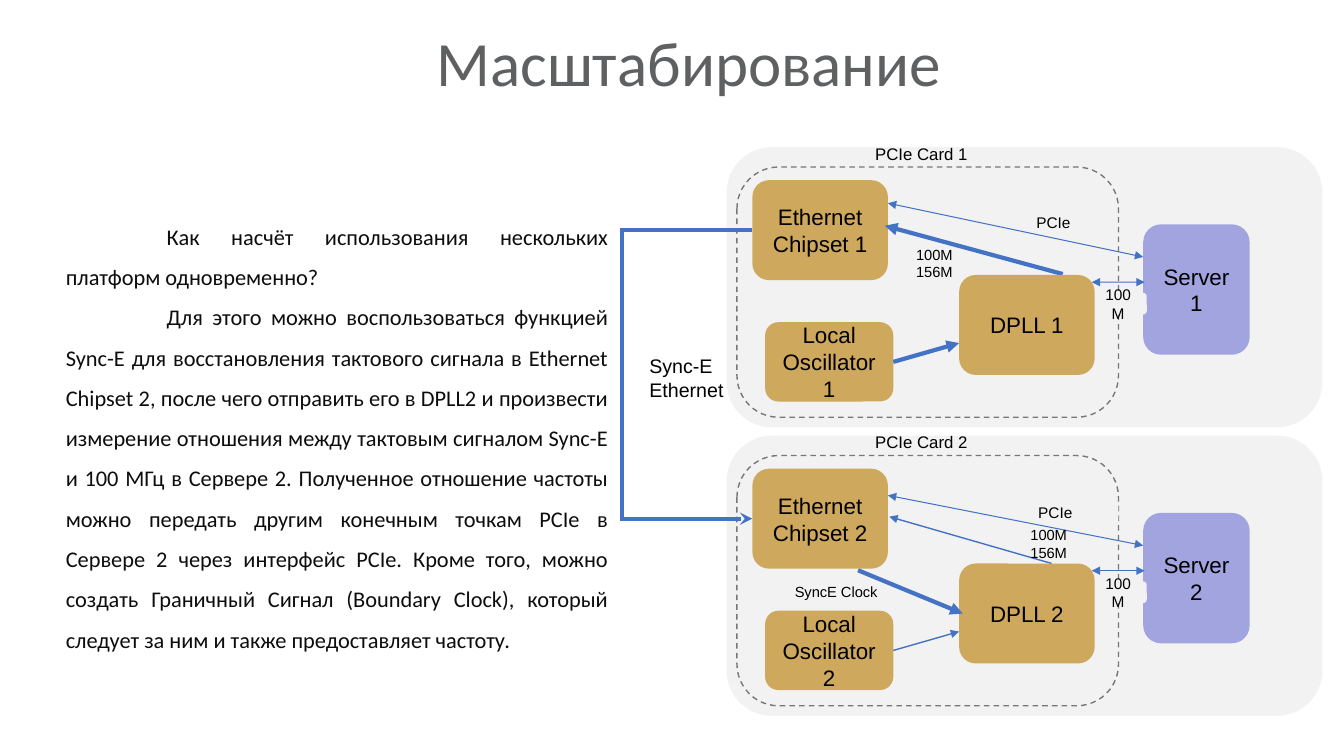
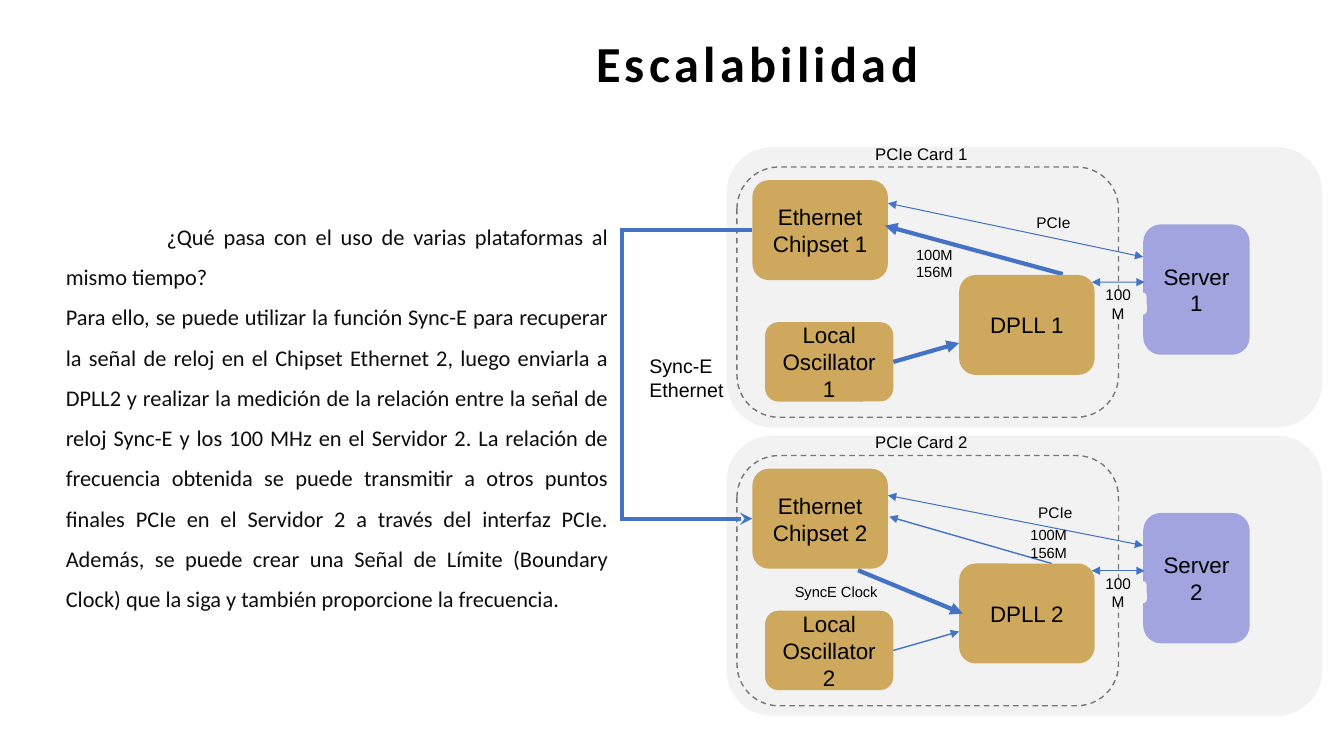
Before and after one commit to SiwaNetwork/QUANTUM, a slide deck: slide 24 of Time-Card/ДОКУМЕНТЫ/МАТЕРИАЛ СТАТЬИ/Синхронизация кейсы на испанском.pptx (slide 27 before the commit). Drawn at 1344x756 pixels with LibreOffice and Linux fonts; fonts in the diff are those of the drawing. Boxes give left, top, right and bottom in pixels: in the first picture for what was removed or moved away, otherwise in the second. Text is boxed around its words. In the diff, an @@ line names an element or a change of style, - is before the commit and + after.

```diff
--- a/Time-Card/ДОКУМЕНТЫ/МАТЕРИАЛ СТАТЬИ/Синхронизация кейсы на испанском.pptx
+++ b/Time-Card/ДОКУМЕНТЫ/МАТЕРИАЛ СТАТЬИ/Синхронизация кейсы на испанском.pptx
@@ title at [596,46,918,83]: text changed; size 45 to 36 pt; text colour #5F6062 to #000000; bold on @@
-Масштабирование
+Escalabilidad
@@ text at [66,229,608,611]: text changed @@
-Как насчёт использования нескольких платформ одновременно?
-Для этого можно воспользоваться функцией Sync-E для восстановления тактового сигнала в Ethernet Chipset 2, после чего отправить его в DPLL2 и произвести измерение отношения между тактовым сигналом Sync-E и 100 МГц в Сервере 2. Полученное отношение частоты можно передать другим конечным точкам PCIe в Сервере 2 через интерфейс PCIe. Кроме того, можно создать Граничный Сигнал (Boundary Clock), который следует за ним и также предоставляет частоту.
+¿Qué pasa con el uso de varias plataformas al mismo tiempo?
+Para ello, se puede utilizar la función Sync-E para recuperar la señal de reloj en el Chipset Ethernet 2, luego enviarla a DPLL2 y realizar la medición de la relación entre la señal de reloj Sync-E y los 100 MHz en el Servidor 2. La relación de frecuencia obtenida se puede transmitir a otros puntos finales PCIe en el Servidor 2 a través del interfaz PCIe. Además, se puede crear una Señal de Límite (Boundary Clock) que la siga y también proporcione la frecuencia.
```
Also in this commit, not shown: 24 other slides changed, 10 slides added, 12 slides removed.
